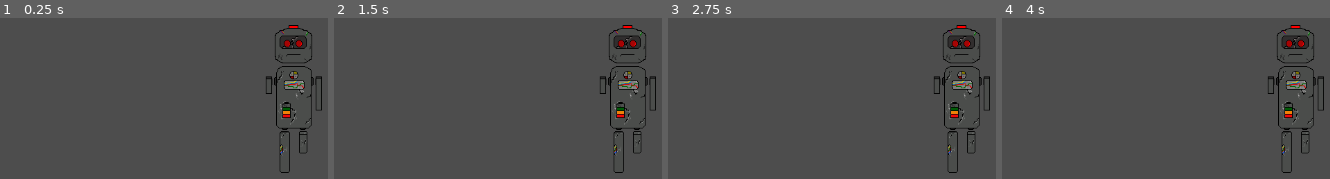
Above: before the commit, frames 1-4 (left to right).
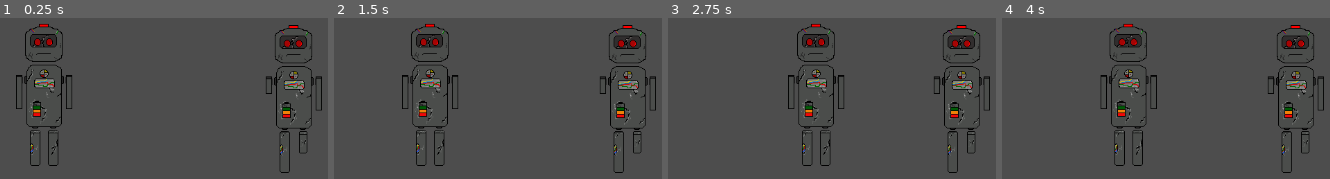
Above: after the commit, the same moments.

Repository: Schimmeltoast08/Project_SNEK
Game: Godot game, scene res://scenes/main_scene.tscn
Two runs of this game, one before a commit and one after it. Both use one fixed random seed, a clock stepped at 60 frames per second and the inputs below.
Inputs:
- Up to frame 1 (0.25 s): no input
- Up to frame 2 (1.5 s): hold E (button_e, bound only after the commit) 0.53-1.28 s; tap E (button_e, bound only after the commit) at 1.35 s
- Up to frame 3 (2.75 s): hold E (button_e, bound only after the commit) from 2.03 s (still down)
- Up to frame 4 (4 s): release E (button_e, bound only after the commit) at 2.78 s; tap E (button_e, bound only after the commit) at 2.85 s; hold E (button_e, bound only after the commit) from 3.53 s (still down)

The runs differ from the first frame. In frame 1, 3.0% of the frame differs, in the area x 4-22%, y 3-92%; in frame 2, 3.0%; in frame 3, 3.0%; in frame 4, 3.1%, in the area x 29-48%, y 3-92%.

Commit message:
add basic robot
toast aizete

Diff:
--- /dev/null
+++ b/project-snek/basic_robot.tscn
@@ -0,0 +1,11 @@
+[gd_scene format=3 uid="uid://c23sewl2ycjbq"]
+
+[node name="basic_robot" type="Node2D"]
+
+[node name="robot" type="Sprite2D" parent="."]
+
+[node name="Sprite2D" type="Sprite2D" parent="robot"]
+
+[node name="Marker2D" type="Marker2D" parent="."]
+
+[node name="Marker2D2" type="Marker2D" parent="."]
--- a/project-snek/project.godot
+++ b/project-snek/project.godot
@@ -55,6 +55,11 @@
 , Object(InputEventKey,"resource_local_to_scene":false,"resource_name":"","device":-1,"window_id":0,"alt_pressed":false …(186 unchanged characters)…
 ]
 }
+button_e={
+"deadzone": 0.5,
+"events": [Object(InputEventKey,"resource_local_to_scene":false,"resource_name":"","device":0,"window_id":0,"alt_pressed":false,"shift_pressed":false,"ctrl_pressed":false,"meta_pressed":false,"pressed":false,"keycode":0,"physical_keycode":69,"key_label":0,"unicode":0,"location":0,"echo":false,"script":null)
+]
+}
 
 [rendering]
 
--- /dev/null
+++ b/project-snek/scenes/basic_robot.gd
@@ -0,0 +1,30 @@
+extends Sprite2D
+
+var movement_speed = 1
+var direction:int = 1
+var start_position
+var end_position
+
+func _ready() -> void:
+	start_position = int($"../start_position".position.x)
+	end_position = int($"../end_position".position.x)
+	position.x = start_position
+	position.y = $"../end_position".position.y
+
+
+
+func _process(delta: float) -> void:
+	#calculate if main character is near to robot
+	var near = (position.x - $"../../CharacterBody2D".position.x < 100 && position.x - $"../../CharacterBody2D".position.x > -100 &&
+		position.y - $"../../CharacterBody2D".position.y < 150 && position.y - $"../../CharacterBody2D".position.y > -150)
+	# /calculate if main character is near to robot\
+
+	if(position.x == start_position): direction = 1
+	elif(position.x == end_position): direction = -1
+
+	if  !(Input.is_action_pressed("button_e") && near):
+		if(direction == 1): position.x +=1
+		else: position.x -=1
+
+	if near: $border.visible = true
+	else: $border.visible = false
--- /dev/null
+++ b/project-snek/scenes/main_scene.gdshader
@@ -0,0 +1,12 @@
+shader_type canvas_item;
+
+void fragment() {
+    vec4 texColor = texture(TEXTURE, UV);
+    COLOR = vec4(1.0, 1.0, 1.0, texColor.a); // Set color to white, retain alpha
+}
+
+
+//void light() {
+	// Called for every pixel for every light affecting the CanvasItem.
+	// Uncomment to replace the default light processing function with this one.
+//}
--- a/project-snek/scenes/main_scene.tscn
+++ b/project-snek/scenes/main_scene.tscn
@@ -1,8 +1,10 @@
-[gd_scene load_steps=16 format=3 uid="uid://bsp4xibu18oo0"]
+[gd_scene load_steps=19 format=3 uid="uid://bsp4xibu18oo0"]
 
-[ext_resource type="Texture2D" uid="uid://sxcrqqxcub3c" path="res://particles/2024-10-25T20:41:02,860535148+02:00.png" id="1_qij1p"]
 [ext_resource type="Texture2D" uid="uid://cr3yusowhmcrh" path="res://Entety sprites/animation sprites/MC_movement.png" id="3_ewsnv"]
+[ext_resource type="Script" path="res://scenes/basic_robot.gd" id="3_p3jsh"]
 [ext_resource type="Script" path="res://scenes/camera_2d.gd" id="3_qywno"]
+[ext_resource type="Texture2D" uid="uid://83i01mrnbsjt" path="res://Entety sprites/Robot_MC.png" id="3_tunev"]
+[ext_resource type="Shader" path="res://scenes/main_scene.gdshader" id="5_n2vcn"]
 
 [sub_resource type="GDScript" id="GDScript_isu8i"]
 script/source = "extends CharacterBody2D
@@ -23,6 +25,21 @@
 radius = 32.0
 height = 206.0
 
+[sub_resource type="Animation" id="Animation_fdj5p"]
+length = 0.001
+tracks/0/type = "value"
+tracks/0/imported = false
+tracks/0/enabled = true
+tracks/0/path = NodePath("Sprite2D:frame")
+tracks/0/interp = 1
+tracks/0/loop_wrap = true
+tracks/0/keys = {
+"times": PackedFloat32Array(0),
+"transitions": PackedFloat32Array(1),
+"update": 1,
+"values": [1]
+}
+
 [sub_resource type="Animation" id="Animation_632s8"]
 resource_name = "down"
 length = 0.8
@@ -38,21 +55,6 @@
 "transitions": PackedFloat32Array(1, 1, 1, 1),
 "update": 1,
 "values": [1, 1, 1, 2]
-}
-
-[sub_resource type="Animation" id="Animation_fdj5p"]
-length = 0.001
-tracks/0/type = "value"
-tracks/0/imported = false
-tracks/0/enabled = true
-tracks/0/path = NodePath("Sprite2D:frame")
-tracks/0/interp = 1
-tracks/0/loop_wrap = true
-tracks/0/keys = {
-"times": PackedFloat32Array(0),
-"transitions": PackedFloat32Array(1),
-"update": 1,
-"values": [1]
 }
 
 [sub_resource type="Animation" id="Animation_jxst4"]
@@ -93,14 +95,17 @@
 states/Walk_down/position = Vector2(406, 82)
 graph_offset = Vector2(-156, -5)
 
+[sub_resource type="ShaderMaterial" id="ShaderMaterial_h0p4o"]
+shader = ExtResource("5_n2vcn")
+
 [node name="main" type="Node2D"]
 
 [node name="2024-10-25t20_41_02,860535148+02_00" type="Sprite2D" parent="."]
 position = Vector2(504, 285)
 scale = Vector2(2.63564, 1.80958)
-texture = ExtResource("1_qij1p")
 
 [node name="CharacterBody2D" type="CharacterBody2D" parent="."]
+position = Vector2(-18, -202)
 script = SubResource("GDScript_isu8i")
 
 [node name="CollisionShape2D" type="CollisionShape2D" parent="CharacterBody2D"]
@@ -125,3 +130,22 @@
 tree_root = SubResource("AnimationNodeStateMachine_0cm0u")
 anim_player = NodePath("../AnimationPlayer")
 parameters/Walk_down/blend_position = Vector2(0.214626, 0.123894)
+
+[node name="basic-robot" type="Node2D" parent="."]
+
+[node name="robot" type="Sprite2D" parent="basic-robot"]
+position = Vector2(-47, -490)
+texture = ExtResource("3_tunev")
+script = ExtResource("3_p3jsh")
+
+[node name="border" type="Sprite2D" parent="basic-robot/robot"]
+show_behind_parent = true
+material = SubResource("ShaderMaterial_h0p4o")
+scale = Vector2(1.05, 1.03)
+texture = ExtResource("3_tunev")
+
+[node name="end_position" type="Marker2D" parent="basic-robot"]
+position = Vector2(-206, -203)
+
+[node name="start_position" type="Marker2D" parent="basic-robot"]
+position = Vector2(-393, -215)
Not shown, added: project-snek/Entety sprites/zaza.png.import
